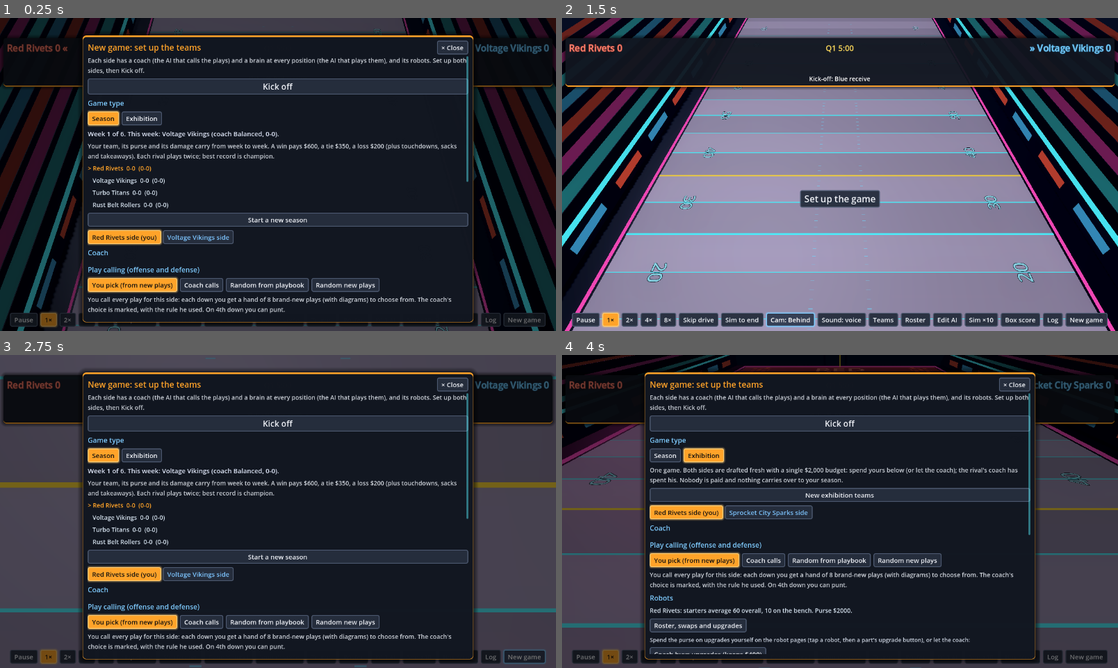
Above: before the commit, frames 1-4 (two rows, left to right).
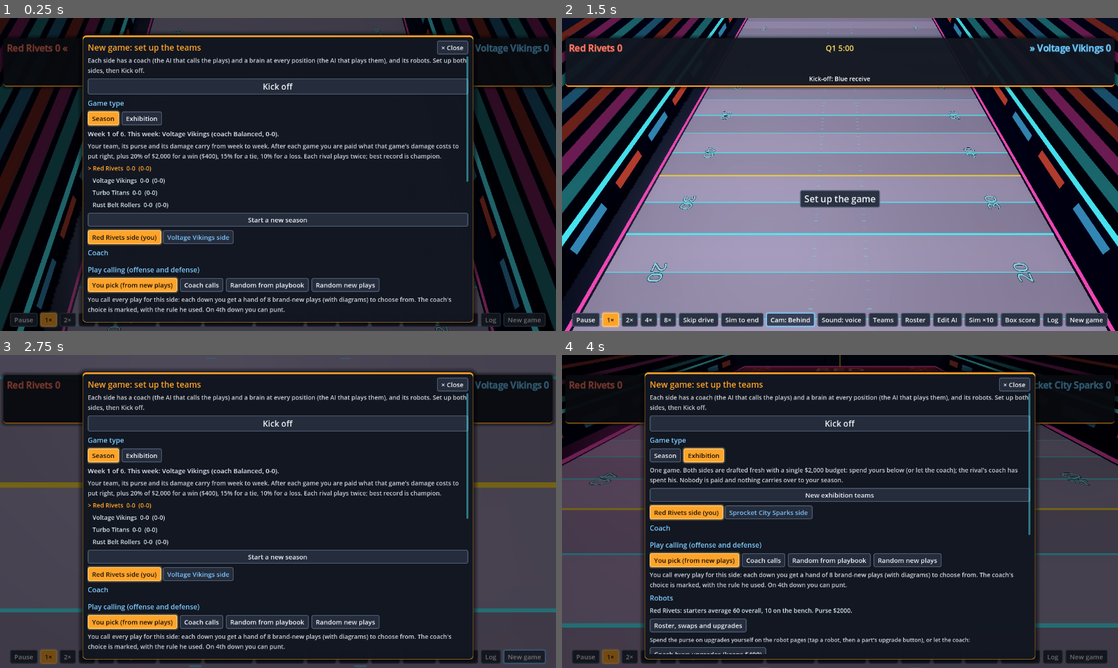
Above: after the commit, the same moments.

Repository: nathandunn/gridiron-career
Game: Godot game, scene res://scenes/Main.tscn
Same seed, same stepped clock (60 frames per second), same inputs: the game is played once before the commit and once after it.
Inputs:
- Up to frame 1 (0.25 s): no input
- Up to frame 2 (1.5 s): click "Kick off" at 0.5 s; click "Cam: Arcade" at 1.25 s
- Up to frame 3 (2.75 s): click "New game" at 2 s
- Up to frame 4 (4 s): click "Season" at 2.75 s; click "Exhibition" at 3.5 s

The runs differ from the first frame. In frame 1, 0.9% of the frame differs, in the area x 15-83%, y 40-46%; in frame 2, nothing differs; in frame 3, 0.9%; in frame 4, nothing differs.
Error before the commit: Parse Error: Cannot infer the type of "s" variable because the value doesn't have a set type. (res://scripts/play_gen.gd:196)
Error after the commit: Out of bounds get index '0' (on base: 'Array') (res://scripts/team.gd:14)

Commit message:
Season pay covers this game's damage only; starting junk is not damage; hand plays get real progressions and stay off the sideline; start purse $2,000
Co-Authored-By: Claude Opus 5.5 <noreply@anthropic.com>
Claude-Session: https://claude.ai/code/session_01HmE9FLbeVRN99oMBHaGgc2

Diff:
--- a/scripts/career.gd
+++ b/scripts/career.gd
@@ -44,8 +44,7 @@
 				_season_around_current()      # saves from before seasons: this becomes week 1 of one
 			return
 	data = {"version": 1, "fair": false, "teams": [new_team(0, -1, false), new_team(1)], "starter_upgrades": true, "mode": "season"}
-	add_money(0, STARTER_BUDGET)          # your $2,000 for upgrades goes in the purse: spend it, or let the coach
-	add_money(1, int(data["teams"][1].get("leftover", 0)))
+	data["money"] = [STARTER_BUDGET, START_MONEY + int(data["teams"][1].get("leftover", 0))]   # you start with $2,000 to spend
 	_season_around_current()
 	save()
 
@@ -289,6 +288,22 @@
 	return int(ceilf(price * 0.6 * (1.0 - float(pt["hp"]) / mx)))
 
 
+## What putting right the damage costs (a lost part, a junk spare bolted on in a game, a worn
+## part); junk he started with is not damage - replace it on his page if you like.
+static func fix_cost(robot: Dictionary, k: String) -> int:
+	var pt: Dictionary = Robot.ensure_parts(robot)[k]
+	if String(pt["tier"]) == "Junk" and float(pt["hp"]) > 0.0 and not bool(pt.get("spare", false)):
+		return 0
+	return repair_cost(robot, k)
+
+
+static func fix_all_cost(robot: Dictionary) -> int:
+	var c := 0
+	for k in Robot.PARTS:
+		c += fix_cost(robot, k)
+	return c
+
+
 static func repair_all_cost(robot: Dictionary) -> int:
 	var c := 0
 	for k in Robot.PARTS:
@@ -330,10 +345,17 @@
 	var c := 0
 	var tm := team(t)
 	for s in tm["starters"]:
-		c += repair_all_cost(tm["starters"][s])
+		c += fix_all_cost(tm["starters"][s])
 	for r in tm["bench"]:
-		c += repair_all_cost(r)
+		c += fix_all_cost(r)
 	return c
+
+
+## Called at kickoff, so the pay covers only the damage done in this game.
+static func note_kickoff() -> void:
+	ensure()
+	data["bill_before"] = [damage_bill(0), damage_bill(1)]
+	save()
 
 
 static func pay_game(g: Game) -> Array:
@@ -344,7 +366,8 @@
 		var res := "tie" if w < 0 else ("win" if w == t else "loss")
 		var share := int(STARTER_BUDGET * float(RESULT_SHARE[res]))
 		lines.append(["%s (%d%% of $%d)" % [{"win": "Win", "tie": "Tie", "loss": "Loss"}[res], int(RESULT_SHARE[res] * 100), STARTER_BUDGET], share])
-		var bill := damage_bill(t)
+		# only this game's damage: what was already broken before kickoff was yours to fix
+		var bill := maxi(damage_bill(t) - int(data.get("bill_before", [0, 0])[t]), 0)
 		if bill > 0:
 			lines.append(["Damage covered", bill])
 		var total := share + bill
@@ -363,7 +386,7 @@
 	var n := 0
 	for r in (tm["starters"].values() + tm["bench"]):
 		for k in Robot.PARTS:
-			if repair_cost(r, k) > 0 and buy_repair(t, r, k):
+			if fix_cost(r, k) > 0 and buy_repair(t, r, k):
 				n += 1
 	return ["%s repairs %d parts." % [tm["name"], n]] if n > 0 else []
 
@@ -694,6 +717,7 @@
 	data["teams"][0] = new_team(0, -1, false)
 	data["money"] = [STARTER_BUDGET, START_MONEY]
 	data["teams"][1] = new_team(1)
+	data["bill_before"] = [0, 0]
 	_season_around_current()
 	data["mode"] = "season"
 	save()
@@ -757,7 +781,7 @@
 		var tb := Team.build(1, String(b["coach"]))
 		tb["roster"] = b["starters"]
 		tb["bench"] = b["bench"]
-		var og := Batch.play_game(ta, tb, 300.0, randi())
+		var og := Batch.play_game(ta, tb, g.qlen, randi())
 		_record(a["rec"], og.score[0], og.score[1])
 		_record(b["rec"], og.score[1], og.score[0])
 		for pr in [[a, og.score[0], og.score[1]], [b, og.score[1], og.score[0]]]:
--- a/scripts/hud.gd
+++ b/scripts/hud.gd
@@ -513,7 +513,7 @@
 	else:
 		var opp := Career.team(1)
 		box.add_child(_label("Week %d of %d. This week: %s (coach %s, %s)." % [int(sn["week"]), Career.WEEKS, opp["name"], opp["coach"], Career._rec_text(opp["rec"])], fs, Color(0.9, 0.93, 1.0)))
-		box.add_child(_label("Your team, its purse and its damage carry from week to week. A win pays $%d, a tie $%d, a loss $%d (plus touchdowns, sacks and takeaways). Each rival plays twice; best record is champion." % [Career.PAY["win"], Career.PAY["tie"], Career.PAY["loss"]], fs - 1, dim))
+		box.add_child(_label("Your team, its purse and its damage carry from week to week. After each game you are paid what that game's damage costs to put right, plus 20% of $2,000 for a win ($400), 15% for a tie, 10% for a loss. Each rival plays twice; best record is champion.", fs - 1, dim))
 	for r in Career.standings():
 		box.add_child(_label(("> " if r["you"] else "   ") + String(r["text"]), fs - 1, MAGENTA if r["you"] else Color(0.85, 0.9, 0.95)))
 	var ns := _button("Really start over? Tap again" if _confirm_new_season else "Start a new season", func():
@@ -1172,9 +1172,15 @@
 	var tm := Career.team(0)
 	var any := false
 	var all_cost := 0
+	var who: Array = []
 	for s in tm["starters"]:
-		var r: Dictionary = tm["starters"][s]
-		var c := Career.repair_all_cost(r)
+		who.append([tm["starters"][s], s])
+	for r0 in tm["bench"]:
+		who.append([r0, "bench " + String(r0["group"])])
+	for w in who:
+		var r: Dictionary = w[0]
+		var s: String = w[1]
+		var c := Career.fix_all_cost(r)
 		if c <= 0:
 			continue
 		any = true
@@ -1191,7 +1197,7 @@
 			var rr := Career.find(rid)
 			var ok := true
 			for k in Robot.PARTS:
-				if Career.repair_cost(rr, k) > 0:
+				if Career.fix_cost(rr, k) > 0:
 					ok = Career.buy_repair(0, rr, k) and ok
 			if not ok:
 				toast("NOT ENOUGH MONEY", 1.6)
@@ -1202,10 +1208,10 @@
 		box.add_child(_label("Nobody is damaged.", fs - 1, Color(0.8, 0.85, 0.9)))
 	else:
 		var fa := _button("Fix everybody $%d (purse $%d)" % [all_cost, Career.money(0)], func():
-			for s in tm["starters"]:
+			for w in who:
 				for k in Robot.PARTS:
-					if Career.repair_cost(tm["starters"][s], k) > 0:
-						Career.buy_repair(0, tm["starters"][s], k)
+					if Career.fix_cost(w[0], k) > 0:
+						Career.buy_repair(0, w[0], k)
 			refresh.call())
 		fa.disabled = Career.money(0) <= 0
 		box.add_child(fa)
@@ -1239,7 +1245,8 @@
 		if Robot.part_lost(r, k):
 			bits.append("NO " + String(Robot.PART_LABEL[k]).to_upper())
 		elif String(pt["tier"]) == "Junk":
-			bits.append("junk " + String(Robot.PART_LABEL[k]).to_lower())
+			if bool(pt.get("spare", false)):
+				bits.append("junk spare " + String(Robot.PART_LABEL[k]).to_lower())
 		else:
 			var mx := float(Robot.TIER_HP.get(String(pt["tier"]), 100))
 			if float(pt["hp"]) < mx * 0.99:
--- a/scripts/main.gd
+++ b/scripts/main.gd
@@ -404,6 +404,8 @@
 		view.clear_debris()
 	if Career.loaded:
 		coaches[1] = Career.opponent_coach()     # this week's rival club (or the exhibition side)
+		if start:
+			Career.note_kickoff()
 	game = Game.new()
 	var seed_v := randi()
 	game.setup(Team.build(0, coaches[0], picks[0], calling[0]), Team.build(1, coaches[1], picks[1], calling[1]), qlen, seed_v)
--- a/scripts/play_gen.gd
+++ b/scripts/play_gen.gd
@@ -120,7 +120,7 @@
 	var k := rng.randf_range(0.85, 1.15)
 	var pts: Array[String] = []
 	for pt in rt[1]:
-		var x := clampf(start.x + inside * float(pt[0]) * k, -FIELD, FIELD) - start.x
+		var x := clampf(start.x + inside * float(pt[0]) * k, -FIELD + 3.5, FIELD - 3.5) - start.x
 		pts.append("%s %s" % [_f(x), _f(float(pt[1]) * k)])
 	var stop: bool = String(rt[0]) in ["curl", "hitch", "comeback", "sit"]
 	return "route path %s%s" % [" ".join(pts), " stop" if stop else ""]
@@ -184,7 +184,7 @@
 				lines.append("%s: block" % s)
 		about = "%sRun at %+.1f%s%s" % ["QB keeper. " if keeper else "", hole, (", %d pulling" % pulls) if pulls > 0 else "", (", %d decoy routes" % decoys) if decoys > 0 else ""]
 	else:
-		var drop := rng.randi_range(3, 7)
+		var drop: int = [3, 3, 5, 5, 5, 7][rng.randi() % 6]
 		var pa: bool = at["RB"].x > -4.5 and at["RB"].x < 4.5 and rng.randf() < 0.22
 		var short := drop <= 3 and rng.randf() < 0.5
 		var routers: Array = []
@@ -193,22 +193,29 @@
 		var wants := ["deep", "short", ""]
 		wants.shuffle()
 		for i in 3:
-			var s := ["WR1", "WR2", "WR3"][i]
+			var s: String = ["WR1", "WR2", "WR3"][i]
 			lines.append("%s: %s" % [s, _tree_route(rng, at[s], short and wants[i] != "deep", wants[i])])
-			routers.append(s)
+			routers.append([s, {"short": 0, "": 1, "deep": 2}[wants[i]]])
 		var te_roll := rng.randf()
 		if te_roll < 0.3:
 			lines.append("TE: block")
 		else:
 			lines.append("TE: %s%s" % ["block then " if te_roll < 0.5 else "", _tree_route(rng, at["TE"], short)])
-			routers.append("TE")
+			routers.append(["TE", 1.5])
 		var rb_roll := rng.randf()
 		if rb_roll < 0.4 and at["RB"].y < -2.0:
 			lines.append("RB: block")
 		else:
 			lines.append("RB: %s%s" % ["block then " if rb_roll < 0.55 and at["RB"].y < -2.0 else "", _tree_route(rng, at["RB"], true, "short")])
-			routers.append("RB")
-		lines.append("QB: %s drop %d read %s" % ["play action" if pa else "pass", drop, " ".join(_shuffle(rng, routers))])
+			routers.append(["RB", 3])
+		# a real progression: the quick throw first (or the shot first on a long drop), the back last
+		var deep_first := drop >= 6 and rng.randf() < 0.6
+		routers.sort_custom(func(a, b):
+			if a[0] == "RB" or b[0] == "RB":
+				return b[0] == "RB" and a[0] != "RB"
+			return (a[1] > b[1]) if deep_first else (a[1] < b[1]))
+		var order: Array = routers.map(func(x): return x[0])
+		lines.append("QB: %s drop %d read %s" % ["play action" if pa else "pass", drop, " ".join(order)])
 		about = "%d routes, %d-step drop%s" % [routers.size(), drop, ", play action" if pa else ""]
 	return _finish(name, "offense", about, lines)
 
--- a/scripts/robot.gd
+++ b/scripts/robot.gd
@@ -199,13 +199,14 @@
 
 
 static func bolt_on_junk(robot: Dictionary, k: String) -> void:
-	ensure_parts(robot)[k] = {"tier": "Junk", "hp": TIER_HP["Junk"]}
+	ensure_parts(robot)[k] = {"tier": "Junk", "hp": TIER_HP["Junk"], "spare": true}   # a stop-gap: a fix replaces it
 
 
 static func repair(robot: Dictionary, k: String) -> void:
 	var p: Dictionary = ensure_parts(robot)[k]
 	if float(p["hp"]) <= 0.0 or String(p["tier"]) == "Junk":
 		p["tier"] = "Stock"           # a lost or junk part is replaced with a proper one
+		p.erase("spare")
 	p["hp"] = TIER_HP.get(String(p["tier"]), 100)
 
 
--- /dev/null
+++ b/tests/game_time.gd
@@ -0,0 +1,7 @@
+extends SceneTree
+func _init() -> void:
+	Library.ensure()
+	var t0 := Time.get_ticks_msec()
+	var g := Batch.play_game(Team.build(0, "Balanced"), Team.build(1, "Balanced"), 300.0, 5)
+	print("one game %d ms, %d-%d" % [Time.get_ticks_msec() - t0, g.score[0], g.score[1]])
+	quit()
--- a/tests/pass_depth.gd
+++ b/tests/pass_depth.gd
@@ -15,6 +15,8 @@
 		var sacks := 0
 		var snaps := 0
 		var passes := 0
+		var pp := 0
+		var pyds := 0.0
 		for i in 1500:
 			var op: Play
 			if src == "playbook":
@@ -27,6 +29,9 @@
 			s.setup(red, blue, op, Library.play(defs[rng.randi() % defs.size()]), {"yl": 35.0, "down": 1, "to_go": 10.0, "ball_x": 0.0, "quarter": 1, "clock": 600, "score_diff": 0}, r)
 			var res := s.run_to_end()
 			snaps += 1
+			if op.kind != "run":
+				pp += 1
+				pyds += (0.0 if res["incomplete"] else float(res["y"])) if res["turnover"] == "" else -20.0
 			if s.away_pressure >= 0.0:
 				away += 1
 			if s.stat.has("air_y"):
@@ -48,7 +53,7 @@
 				b[k] = e
 			elif String(res.get("why", "")) == "sack":
 				sacks += 1
-		print("== %s: %d snaps, %d passes, %d throwaways, %d sacks" % [src, snaps, passes, away, sacks])
+		print("== %s: %d snaps, %d passes, %d throwaways, %d sacks, %.1f yds per pass play (turnover = -20)" % [src, snaps, passes, away, sacks, pyds / maxf(pp, 1)])
 		for k in ["behind", "0-5", "5-15", "15-25", "25+"]:
 			if b.has(k):
 				var e: Dictionary = b[k]
--- a/tests/season_test.gd
+++ b/tests/season_test.gd
@@ -3,13 +3,14 @@
 func _init() -> void:
 	DirAccess.remove_absolute(ProjectSettings.globalize_path(Career.PATH))
 	Career.data = {}
-	Career.loaded = true
+	Career.loaded = false
 	Career.ensure()
 	assert(not Career.exhibition())
 	print("start purse ", Career.money(0), " week ", Career.season()["week"], " opp ", Career.opponent_name(), " (", Career.opponent_coach(), ")")
 	var opps := {}
 	while not Career.season_over():
-		var g := Batch.play_game(Team.build(0, "Balanced"), Team.build(1, Career.opponent_coach()), 300.0, randi())
+		Career.note_kickoff()
+		var g := Batch.play_game(Team.build(0, "Balanced"), Team.build(1, Career.opponent_coach()), 120.0, randi())
 		var bill := Career.damage_bill(0)
 		var before := Career.money(0)
 		var slips := Career.pay_game(g)
Not shown, added: tests/game_time.gd.uid
Not shown, added: tests/pass_depth.gd.uid
Not shown, added: tests/season_test.gd.uid
